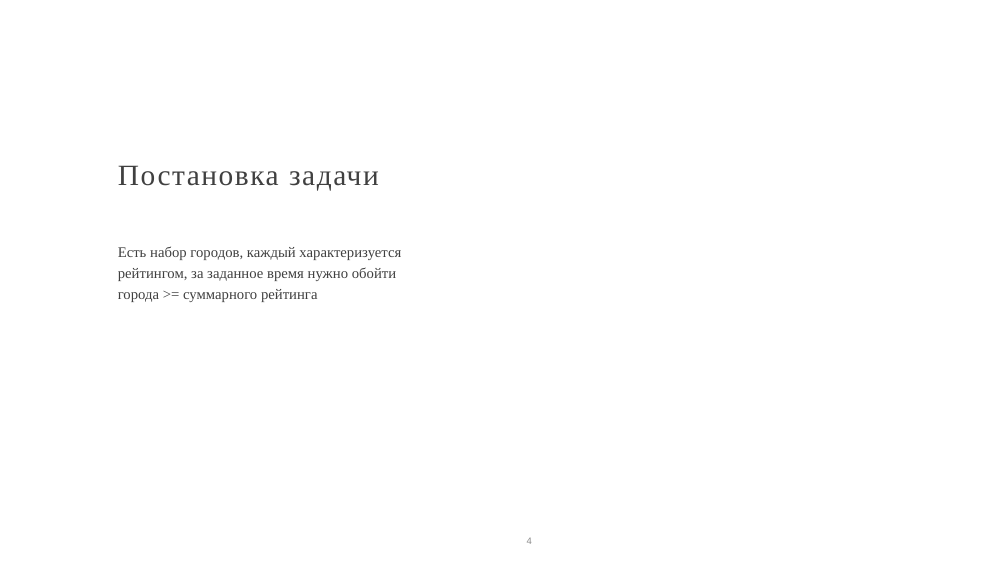
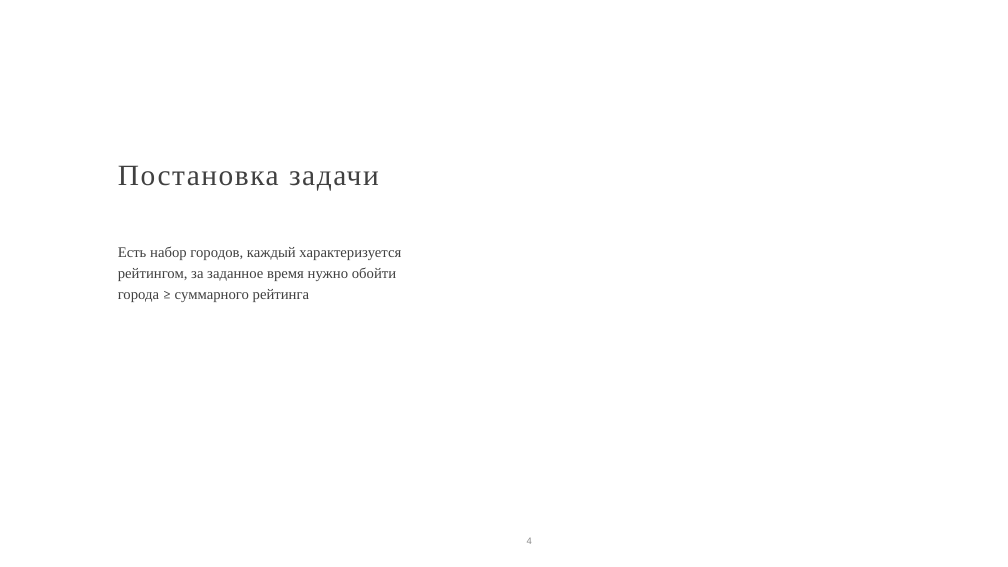
Before and after one commit to IMZolin/Opt-methods-coursework, a slide deck: slide 4 of Gvozdev_Zolin_Khlamkin.pptx. Drawn at 1008x567 pixels with LibreOffice and Linux fonts; fonts in the diff are those of the drawing; background and template pictures are left out. Boxes give left, top, right and bottom in pixels: in the first picture for what was removed or moved away, otherwise in the second. Text is boxed around its words. In the diff, an @@ line names an element or a change of style, - is before the commit and + after.

```diff
--- a/Gvozdev_Zolin_Khlamkin.pptx
+++ b/Gvozdev_Zolin_Khlamkin.pptx
@@ text at box(118, 246, 401, 302): text changed @@
-Есть набор городов, каждый характеризуется рейтингом, за заданное время нужно обойти города >= суммарного рейтинга
+Есть набор городов, каждый характеризуется рейтингом, за заданное время нужно обойти города ≥ суммарного рейтинга
```
Also in this commit, not shown: 5 other slides changed, 1 slide added, 1 slide removed, 8 other files.
